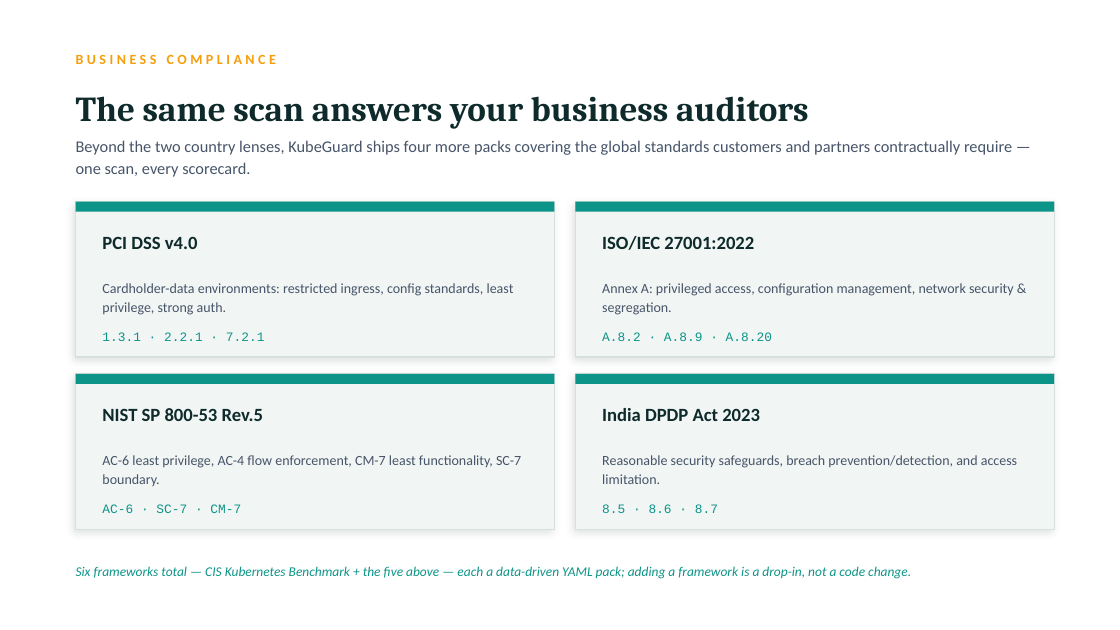
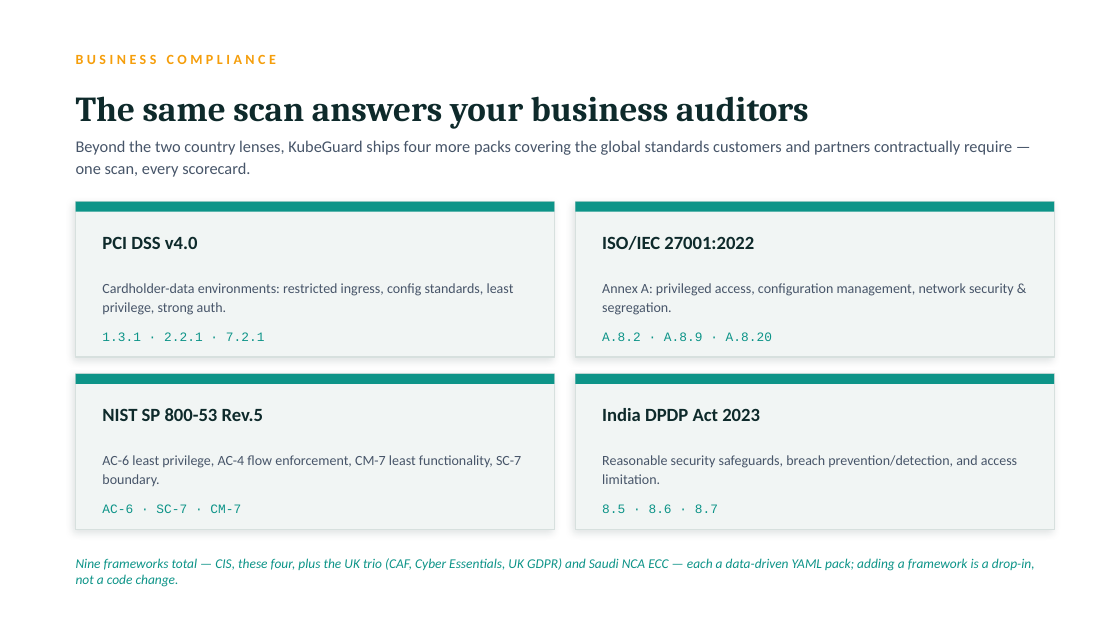
Before and after one commit to writetozealdefense-svg/kubeguard, a slide deck: slide 9 of KubeGuard_Compliance.pptx. Drawn at 1120x630 pixels with LibreOffice and Linux fonts; fonts in the diff are those of the drawing. Boxes give left, top, right and bottom in pixels: in the first picture for what was removed or moved away, otherwise in the second. Text is boxed around its words. In the diff, an @@ line names an element or a change of style, - is before the commit and + after.

```diff
--- a/KubeGuard_Compliance.pptx
+++ b/KubeGuard_Compliance.pptx
@@ text at <box>76,558,1035,587</box>: text changed @@
-Six frameworks total — CIS Kubernetes Benchmark + the five above — each a data-driven YAML pack; adding a framework is a drop-in, not a code change.
+Nine frameworks total — CIS, these four, plus the UK trio (CAF, Cyber Essentials, UK GDPR) and Saudi NCA ECC — each a data-driven YAML pack; adding a framework is a drop-in, not a code change.
```
Also in this commit, not shown: 3 other slides changed, 2 slides added.
